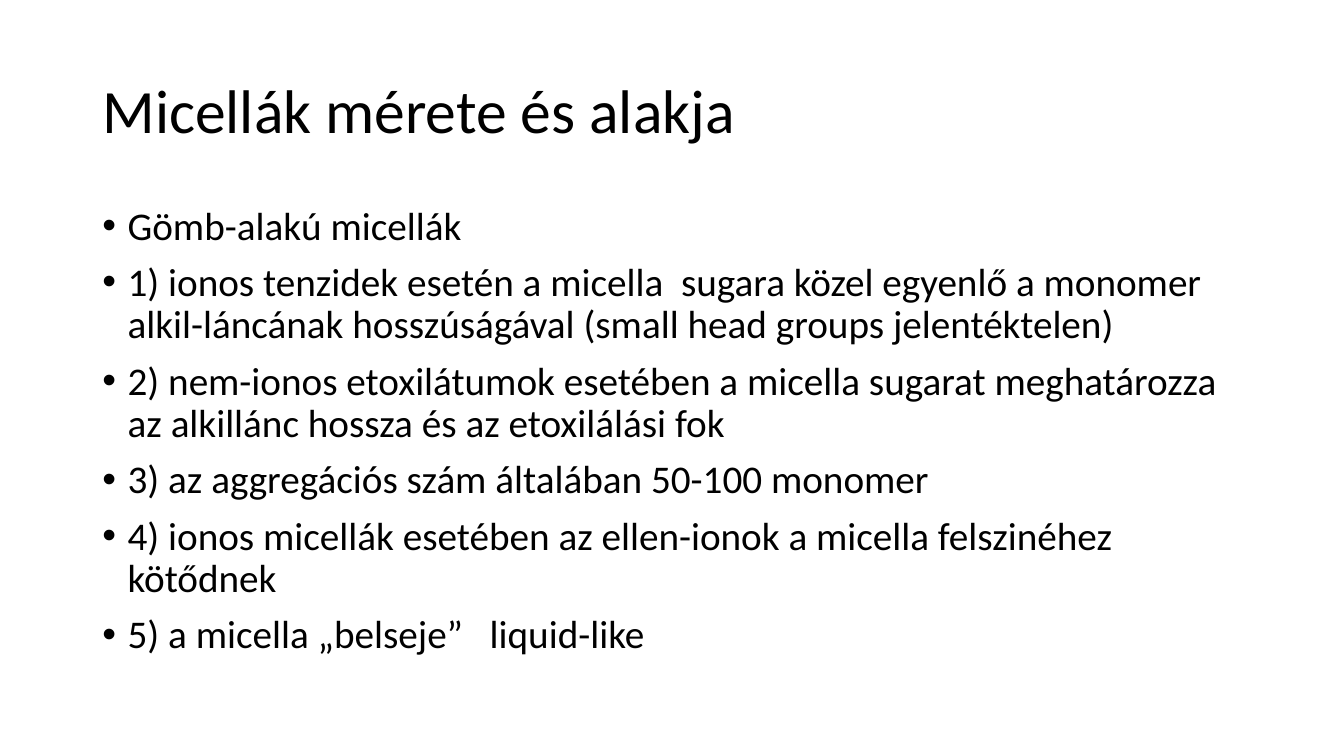
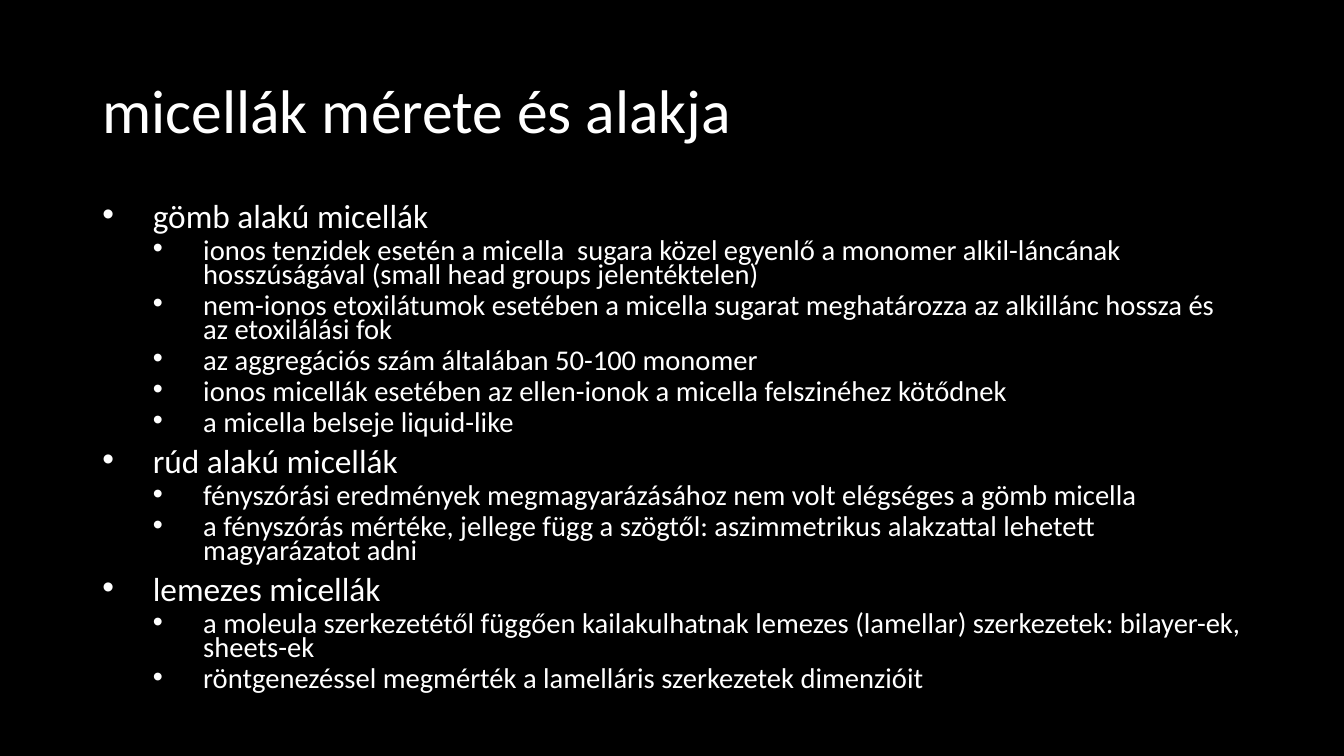
Before and after one commit to LilianaBohus/chemistry-presenations, a slide deck: slide 15 of adjuvants.pptx. Drawn at 1344x756 pixels with LibreOffice and Linux fonts; fonts in the diff are those of the drawing; background and template pictures are left out. Boxes give left, top, right and bottom in pixels: in the first picture for what was removed or moved away, otherwise in the second. Text is boxed around its words. In the diff, an @@ line names an element or a change of style, - is before the commit and + after.

```diff
--- a/adjuvants.pptx
+++ b/adjuvants.pptx
@@ background #FFFFFF to picture (left out) @@
@@ text at (102, 90, 731, 144): text changed; text colour #000000 to #FFFFFF @@
-Micellák mérete és alakja
+micellák mérete és alakja
@@ text at (153, 205, 1240, 693): text changed; size 28 to 20.4 pt; text colour #000000 to #FFFFFF @@
-• Gömb-alakú micellák
-• 1) ionos tenzidek esetén a micella sugara közel egyenlő a monomer alkil-láncának hosszúságával (small head groups jelentéktelen)
-• 2) nem-ionos etoxilátumok esetében a micella sugarat meghatározza az alkillánc hossza és az etoxilálási fok
-• 3) az aggregációs szám általában 50-100 monomer
-• 4) ionos micellák esetében az ellen-ionok a micella felszinéhez kötődnek
-• 5) a micella „belseje” liquid-like
+• gömb alakú micellák
+  • ionos tenzidek esetén a micella sugara közel egyenlő a monomer alkil-láncának hosszúságával (small head groups jelentéktelen)
+  • nem-ionos etoxilátumok esetében a micella sugarat meghatározza az alkillánc hossza és az etoxilálási fok
+  • az aggregációs szám általában 50-100 monomer
+  • ionos micellák esetében az ellen-ionok a micella felszinéhez kötődnek
+  • a micella belseje liquid-like
+• rúd alakú micellák
+  • fényszórási eredmények megmagyarázásához nem volt elégséges a gömb micella
+  • a fényszórás mértéke, jellege függ a szögtől: aszimmetrikus alakzattal lehetett magyarázatot adni
+• lemezes micellák
+  • a moleula szerkezetétől függően kailakulhatnak lemezes (lamellar) szerkezetek: bilayer-ek, sheets-ek
+  • röntgenezéssel megmérték a lamelláris szerkezetek dimenzióit
```
Also in this commit, not shown: 6 other slides changed, 3 slides removed.
